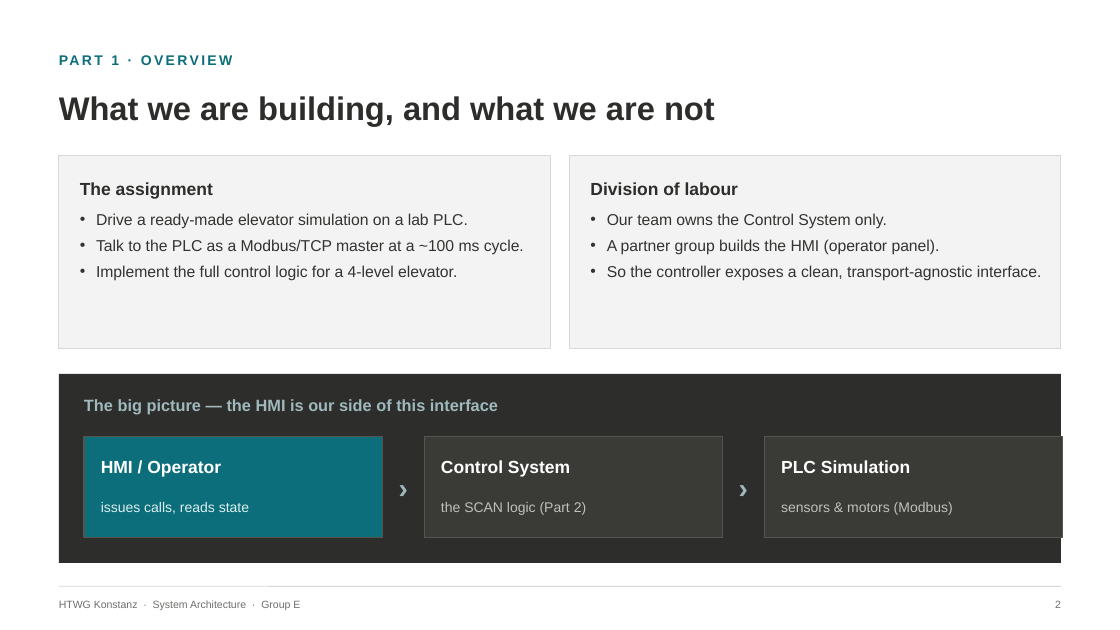
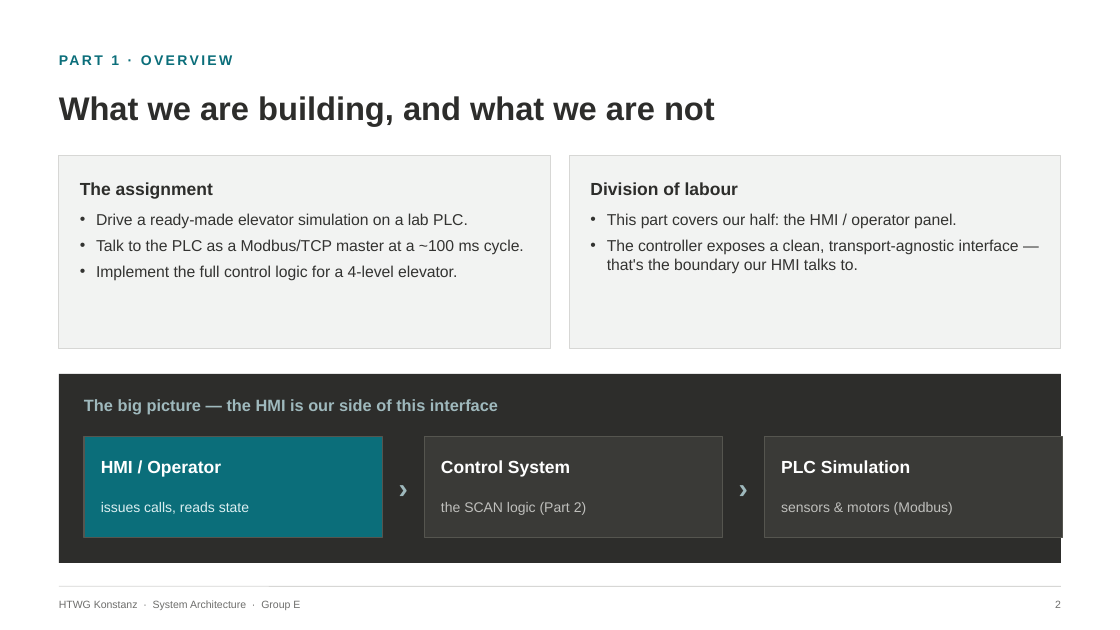
Before and after one commit to LukasRank/SysArch_FinalProjekt, a slide deck: slide 4 of Elevator_Control_Presentation_v4.pptx. Drawn at 1120x630 pixels with LibreOffice and Linux fonts; fonts in the diff are those of the drawing. Boxes give left, top, right and bottom in pixels: in the first picture for what was removed or moved away, otherwise in the second. Text is boxed around its words. In the diff, an @@ line names an element or a change of style, - is before the commit and + after.

Commit message:
Yasins Part verbessert

```diff
--- a/Elevator_Control_Presentation_v4.pptx
+++ b/Elevator_Control_Presentation_v4.pptx
@@ text at (x1=607, y1=213, x2=1019, y2=274): text changed @@
-• Our team owns the Control System only.
-• A partner group builds the HMI (operator panel).
-• So the controller exposes a clean, transport-agnostic interface.
+• This part covers our half: the HMI / operator panel.
+• The controller exposes a clean, transport-agnostic interface — that's the boundary our HMI talks to.
```
Also in this commit, not shown: 2 other slides changed.
